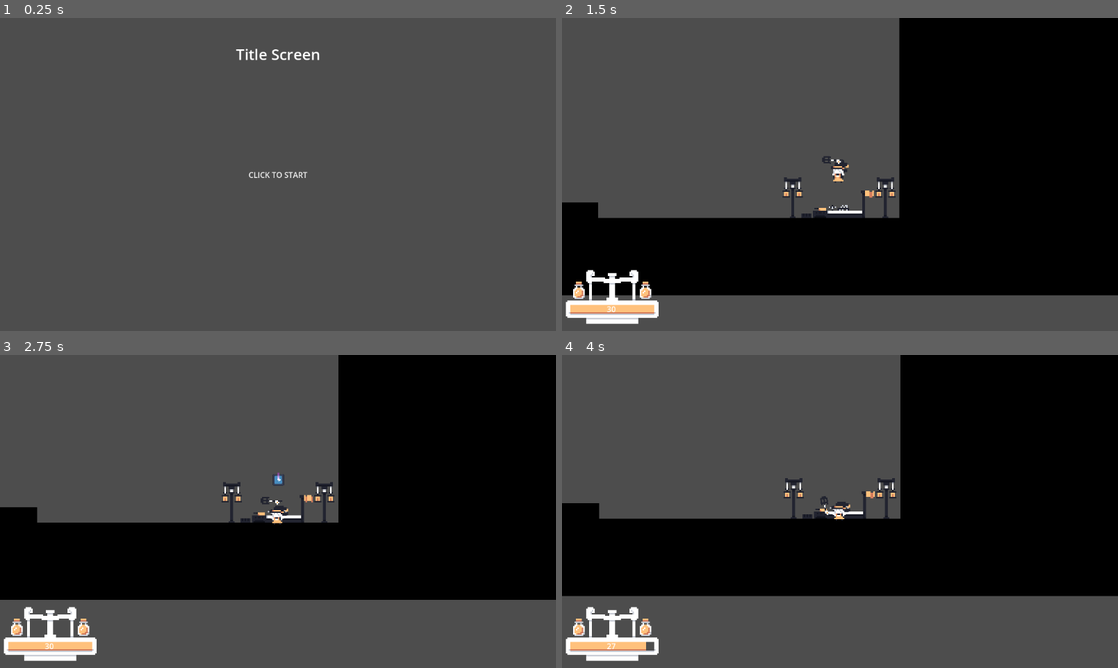
Above: before the commit, frames 1-4 (two rows, left to right).
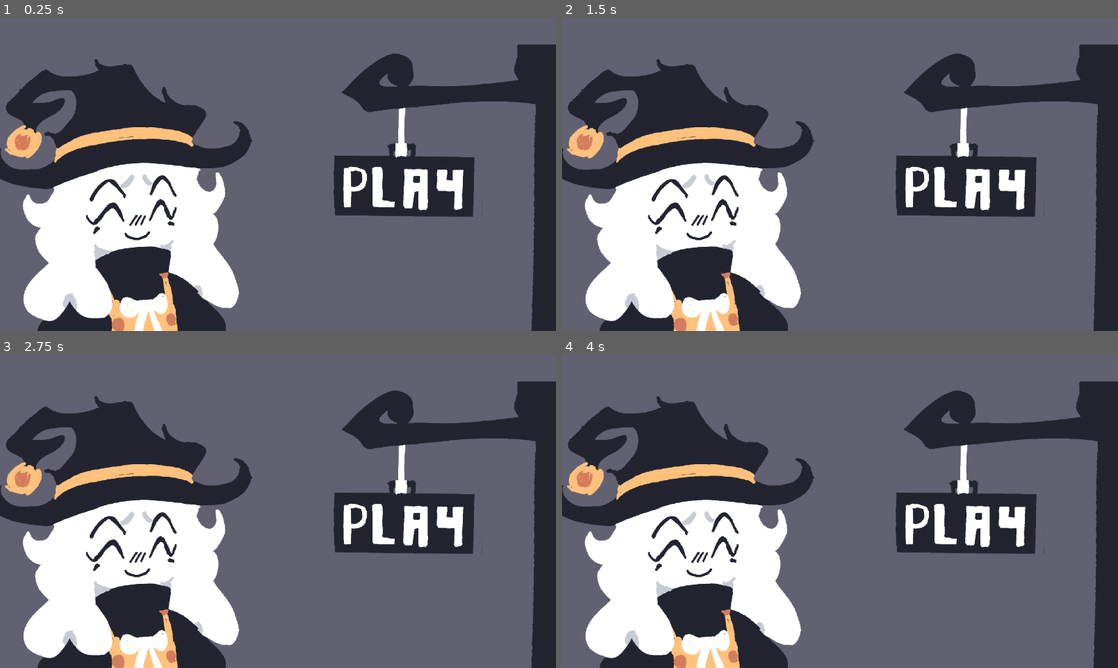
Above: after the commit, the same moments.

Repository: geekazodium/balance-prototype
Game: Godot game, scene res://scenes/title_screen.tscn
Two runs of this game, one before a commit and one after it. Both use one fixed random seed, a clock stepped at 60 frames per second and the inputs below. The engine's default icon, where the game draws it, is replaced by a stand-in: a white triangle on a blue panel in a dark square.
Inputs (mouse positions are in pixels of both pictures, inside the frame that each line leads up to):
- Up to frame 1 (0.25 s): no input
- Up to frame 2 (1.5 s): click "CLICK TO START" at 0.5 s; click "Tutorial" (after the commit: "CLICK TO START") at 1.25 s
- Up to frame 3 (2.75 s): click (278, 511) at 2 s, where only the run after the commit has a clickable "CLICK TO START"
- Up to frame 4 (4 s): move the mouse to (962, 495) at 2.77 s; move the mouse to (728, 527) at 3.52 s

The runs differ from the first frame. In frame 1, 99% of the frame differs, in the area x 0-100%, y 0-100%; in frame 2, 99%; in frame 3, 99%; in frame 4, 99%.

Commit message:
assets: imported title and level select

Diff:
--- a/scenes/level_select.tscn
+++ b/scenes/level_select.tscn
@@ -1,10 +1,11 @@
-[gd_scene load_steps=6 format=3 uid="uid://cdtw68smce8m2"]
+[gd_scene load_steps=7 format=3 uid="uid://cdtw68smce8m2"]
 
 [ext_resource type="Script" uid="uid://cb3aq0i45y32a" path="res://scripts/ui/level_choices_container.gd" id="1_2epne"]
 [ext_resource type="PackedScene" uid="uid://carxnoridwfxh" path="res://scenes/ui/go_to_level_button.tscn" id="1_p0wlc"]
 [ext_resource type="PackedScene" uid="uid://chtyhbmkr1cos" path="res://scenes/levels/tutorial.tscn" id="2_r77uv"]
 [ext_resource type="PackedScene" uid="uid://dg2kl0u68vuuo" path="res://scenes/levels/level1.tscn" id="3_2epne"]
 [ext_resource type="PackedScene" uid="uid://ce0ylbruhj013" path="res://scenes/levels/level2.tscn" id="5_chg43"]
+[ext_resource type="Texture2D" uid="uid://2ha6shcjck61" path="res://assets/ui/menus/level_tray.webp" id="6_r77uv"]
 
 [node name="LevelSelect" type="Control"]
 layout_mode = 3
@@ -14,14 +15,27 @@
 grow_horizontal = 2
 grow_vertical = 2
 
+[node name="TextureRect" type="TextureRect" parent="."]
+layout_mode = 1
+anchors_preset = 15
+anchor_right = 1.0
+anchor_bottom = 1.0
+offset_right = 1152.0
+offset_bottom = 648.0
+grow_horizontal = 2
+grow_vertical = 2
+scale = Vector2(0.5, 0.5)
+texture = ExtResource("6_r77uv")
+stretch_mode = 6
+
 [node name="ScrollContainer" type="ScrollContainer" parent="."]
 layout_mode = 1
 anchors_preset = 15
 anchor_right = 1.0
 anchor_bottom = 1.0
-offset_left = 130.0
-offset_top = 117.0
-offset_right = -128.0
+offset_left = 248.0
+offset_top = 152.0
+offset_right = -256.0
 offset_bottom = -69.0
 grow_horizontal = 2
 grow_vertical = 2
@@ -57,16 +71,3 @@
 layout_mode = 2
 text = "Level 2"
 level_scene = ExtResource("5_chg43")
-
-[node name="Label" type="Label" parent="."]
-layout_mode = 1
-anchors_preset = 5
-anchor_left = 0.5
-anchor_right = 0.5
-offset_left = -100.5
-offset_top = 53.0
-offset_right = 100.5
-offset_bottom = 97.0
-grow_horizontal = 2
-theme_override_font_sizes/font_size = 31
-text = "LEVEL SELECT"
--- a/scenes/title_screen.tscn
+++ b/scenes/title_screen.tscn
@@ -1,8 +1,9 @@
-[gd_scene load_steps=4 format=3 uid="uid://0npnl2ltkt6k"]
+[gd_scene load_steps=5 format=3 uid="uid://0npnl2ltkt6k"]
 
 [ext_resource type="Script" uid="uid://cb3aq0i45y32a" path="res://scripts/ui/level_choices_container.gd" id="1_s4lrb"]
 [ext_resource type="PackedScene" uid="uid://carxnoridwfxh" path="res://scenes/ui/go_to_level_button.tscn" id="1_sa3yf"]
 [ext_resource type="PackedScene" uid="uid://cdtw68smce8m2" path="res://scenes/level_select.tscn" id="2_s4lrb"]
+[ext_resource type="Texture2D" uid="uid://ctr6xefffe4uq" path="res://assets/ui/menus/title_screen.webp" id="4_mgrm8"]
 
 [node name="TitleScene" type="Control" node_paths=PackedStringArray("default_button")]
 layout_mode = 3
@@ -13,20 +14,6 @@
 grow_vertical = 2
 script = ExtResource("1_s4lrb")
 default_button = NodePath("GoToLevelButton")
-
-[node name="Label" type="Label" parent="."]
-layout_mode = 1
-anchors_preset = 5
-anchor_left = 0.5
-anchor_right = 0.5
-offset_left = -100.5
-offset_top = 53.0
-offset_right = 100.5
-offset_bottom = 97.0
-grow_horizontal = 2
-theme_override_font_sizes/font_size = 31
-text = "Title Screen"
-horizontal_alignment = 1
 
 [node name="GoToLevelButton" parent="." instance=ExtResource("1_sa3yf")]
 layout_mode = 1
@@ -44,3 +31,14 @@
 theme_type_variation = &"FlatButton"
 text = "CLICK TO START"
 level_scene = ExtResource("2_s4lrb")
+
+[node name="TextureRect" type="TextureRect" parent="."]
+layout_mode = 1
+anchors_preset = 15
+anchor_right = 1.0
+anchor_bottom = 1.0
+offset_right = 1152.0
+offset_bottom = 648.0
+scale = Vector2(0.5, 0.5)
+texture = ExtResource("4_mgrm8")
+stretch_mode = 6
Binary file added: assets/ui/menus/level_tray.webp
Not shown, added: assets/ui/menus/level_tray.webp.import
Binary file added: assets/ui/menus/title_screen.webp
Not shown, added: assets/ui/menus/title_screen.webp.import
